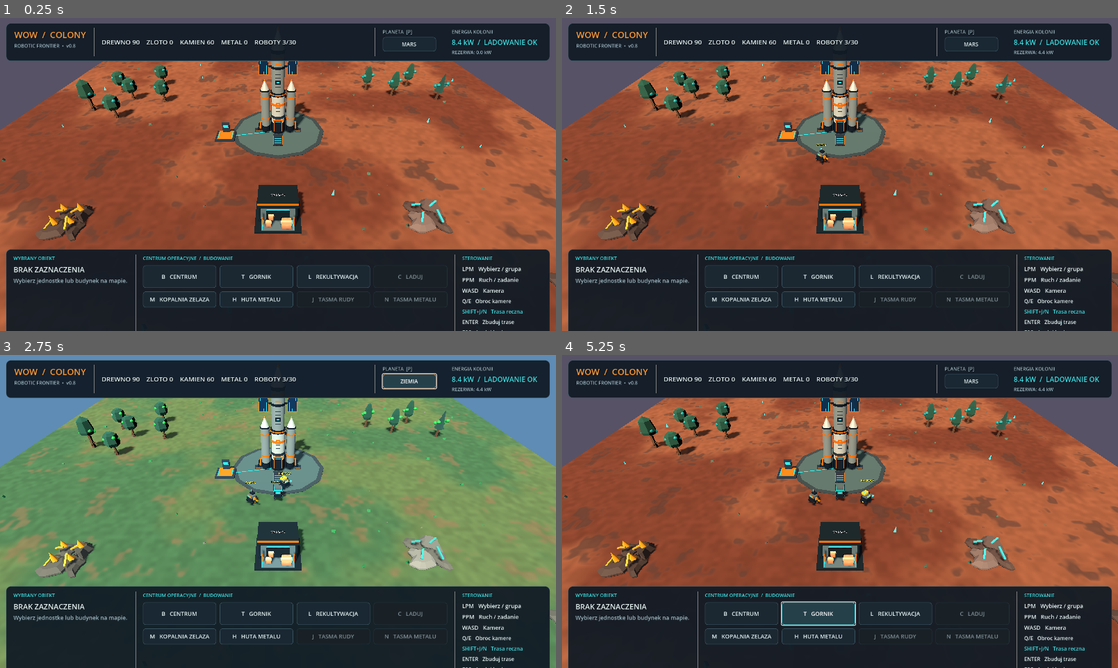
Above: before the commit, frames 1-4 (two rows, left to right).
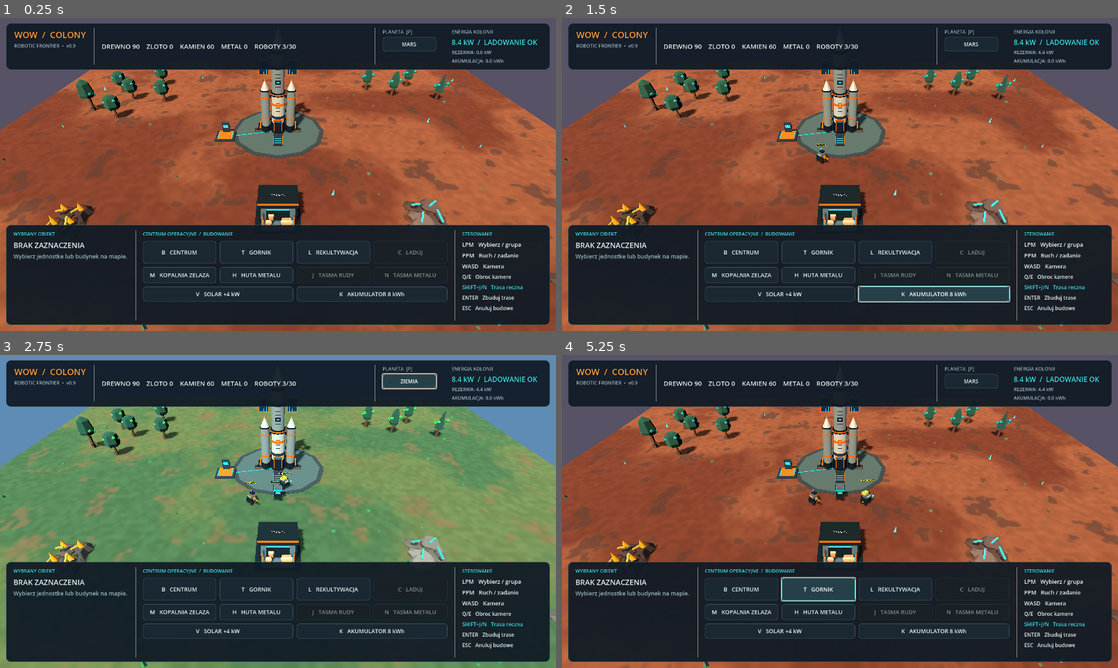
Above: after the commit, the same moments.

Repository: serafin1367/wow
Game: Godot game, scene res://scenes/main.tscn
Same seed, same stepped clock (60 frames per second), same inputs: the game is played once before the commit and once after it.
Inputs (mouse positions are in pixels of both pictures, inside the frame that each line leads up to):
- Up to frame 1 (0.25 s): no input
- Up to frame 2 (1.5 s): click (778, 293) at 0.5 s, where only the run after the commit has a clickable "V SOLAR +4 kW"; click (934, 293) at 1.25 s, where only the run after the commit has a clickable "K AKUMULATOR 8 kWh"
- Up to frame 3 (2.75 s): click "MARS" at 2 s
- Up to frame 4 (5.25 s): click "ZIEMIA" at 2.75 s; click "KEPLER" at 3.5 s; click "B CENTRUM" at 4.25 s; click "T GORNIK" at 5 s

The runs differ from the first frame. In frame 1, 16% of the frame differs, in the area x 1-99%, y 7-100%; in frame 2, 17%; in frame 3, 16%; in frame 4, 17%.

Commit message:
ui: add solar and battery build controls, colony power storage and v0.9 HUD

Diff:
--- a/scripts/colony_hud.gd
+++ b/scripts/colony_hud.gd
@@ -11,6 +11,8 @@
 signal smelter_requested
 signal ore_conveyor_requested
 signal metal_conveyor_requested
+signal solar_array_requested
+signal battery_bank_requested
 
 const BG = Color(0.065, 0.105, 0.145, 0.94)
 const BG_SUBTLE = Color(0.105, 0.16, 0.20, 0.96)
@@ -38,6 +40,9 @@
 var ore_belt_button: Button
 var metal_belt_button: Button
 var balance_label: Label
+var storage_label: Label
+var solar_button: Button
+var battery_button: Button
 
 
 func _ready() -> void:
@@ -85,7 +90,7 @@
 	branding.custom_minimum_size.x = 150
 	row.add_child(branding)
 	branding.add_child(_label("WOW  /  COLONY", 20, ORANGE, true))
-	branding.add_child(_label("ROBOTIC FRONTIER  •  v0.8", 11, MUTED))
+	branding.add_child(_label("ROBOTIC FRONTIER  •  v0.9", 11, MUTED))
 	row.add_child(VSeparator.new())
 
 	resource_label = _label("", 15, TEXT, true)
@@ -110,6 +115,8 @@
 	power_block.add_child(energy_label)
 	balance_label = _label("REZERWA: 0.0 kW", 11, MUTED)
 	power_block.add_child(balance_label)
+	storage_label = _label("AKUMULACJA: 0.0 kWh", 11, MUTED)
+	power_block.add_child(storage_label)
 	row.add_child(power_block)
 
 
@@ -122,7 +129,7 @@
 	bar.set_anchors_preset(Control.PRESET_BOTTOM_WIDE)
 	bar.offset_left = 14
 	bar.offset_right = -14
-	bar.offset_top = -188
+	bar.offset_top = -244
 	bar.offset_bottom = -14
 
 	var margin := _margins(16, 12, 16, 10)
@@ -197,6 +204,18 @@
 	metal_belt_button.pressed.connect(func(): metal_conveyor_requested.emit())
 	factory_actions.add_child(metal_belt_button)
 
+	var energy_actions := HBoxContainer.new()
+	energy_actions.add_theme_constant_override("separation", 8)
+	center.add_child(energy_actions)
+	solar_button = _action_button("V   SOLAR +4 kW", "8 metalu + 5 kamienia. Ustaw na wolnym terenie.", ORANGE)
+	solar_button.custom_minimum_size.y = 32
+	solar_button.pressed.connect(func(): solar_array_requested.emit())
+	energy_actions.add_child(solar_button)
+	battery_button = _action_button("K   AKUMULATOR 8 kWh", "12 metalu + 8 kamienia. Magazyn nadwyzki z PV.", TURQUOISE)
+	battery_button.custom_minimum_size.y = 32
+	battery_button.pressed.connect(func(): battery_bank_requested.emit())
+	energy_actions.add_child(battery_button)
+
 	event_label = _label("Gotowosc systemow kolonii.", 13, TEXT)
 	event_label.autowrap_mode = TextServer.AUTOWRAP_WORD_SMART
 	event_label.clip_text = true
@@ -251,6 +270,18 @@
 		ore_belt_button.disabled = ore_built or not machines_ready
 	if metal_belt_button != null:
 		metal_belt_button.disabled = metal_built or not machines_ready
+
+
+func set_energy_storage(current_kwh: float, max_kwh: float, solar_kw: float) -> void:
+	if storage_label != null:
+		storage_label.text = "PV: %.1f kW | BATERIE: %.2f/%.0f kWh" % [solar_kw, current_kwh, max_kwh]
+
+
+func set_energy_build_availability(solar_count: int, solar_limit: int, battery_count: int, battery_limit: int) -> void:
+	if solar_button != null:
+		solar_button.disabled = solar_count >= solar_limit
+	if battery_button != null:
+		battery_button.disabled = battery_count >= battery_limit
 
 
 func set_status(message: String) -> void:
